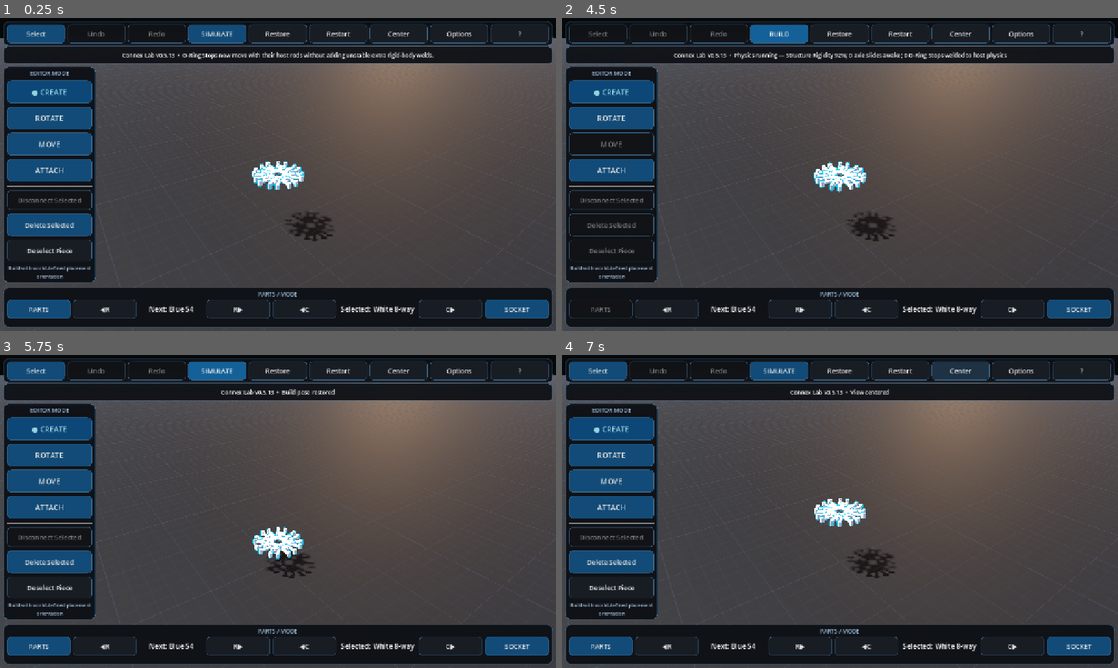
Above: before the commit, frames 1-4 (two rows, left to right).
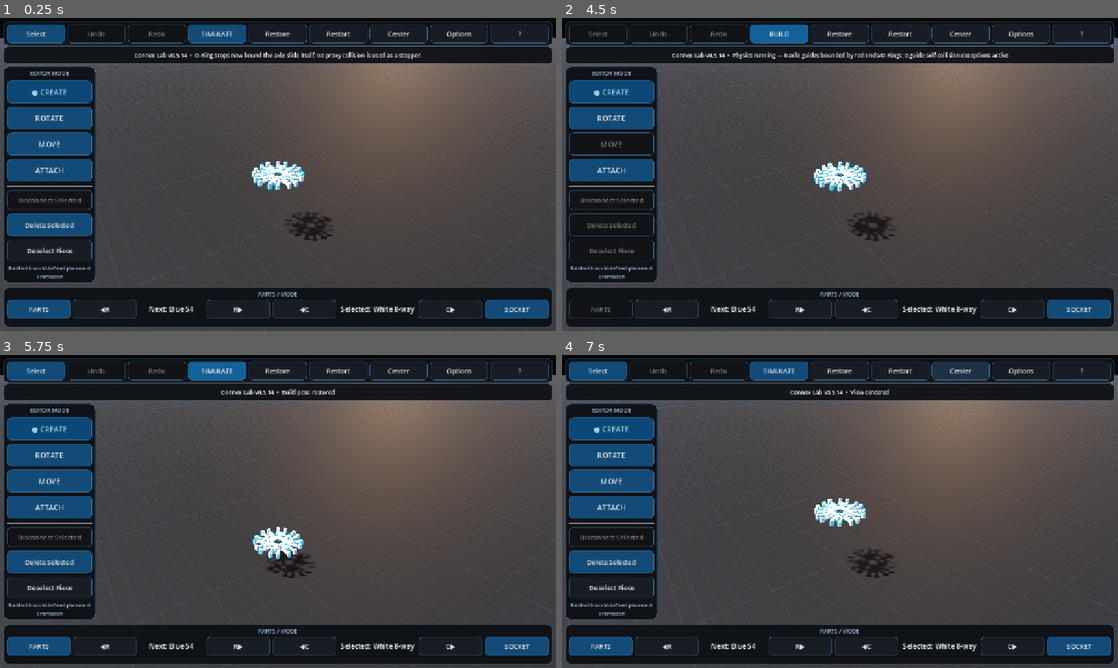
Above: after the commit, the same moments.

Repository: pixel375/connex
Game: Godot game, scene res://Main.tscn
Two runs of this game, one before a commit and one after it. Both use one fixed random seed, a clock stepped at 60 frames per second and the inputs below.
Inputs:
- Up to frame 1 (0.25 s): no input
- Up to frame 2 (4.5 s): click "Restart" at 0.5 s; click "Restart" at 1.25 s; click "Restart" at 2 s; click "Select" at 2.75 s; click "SELECT…" at 3.5 s; click "SIMULATE" at 4.25 s
- Up to frame 3 (5.75 s): click "BUILD" at 5 s
- Up to frame 4 (7 s): click "Restore" at 5.75 s; click "Center" at 6.5 s

The runs differ from the first frame. In frame 1, 0.6% of the frame differs, in the area x 22-78%, y 10-14%; in frame 2, 0.7%, in the area x 19-81%, y 10-14%; in frame 3, less than 0.1%; in frame 4, less than 0.1%.

Commit message:
chore: point Main scene at v0.5.14 runtime

Diff:
--- a/Main.tscn
+++ b/Main.tscn
@@ -1,7 +1,8 @@
 [gd_scene load_steps=3 format=3]
 
-; v0.5.13 release runtime: res://scripts/main_v068.gd
-[ext_resource type="Script" path="res://scripts/main_v068.gd" id="1_main"]
+; v0.5.14 release candidate runtime: res://scripts/main_v069.gd
+; v0.5.13 lineage marker: res://scripts/main_v068.gd
+[ext_resource type="Script" path="res://scripts/main_v069.gd" id="1_main"]
 [ext_resource type="Script" path="res://scripts/physics_slider_fix_v052.gd" id="2_physics_fix"]
 
 [node name="Main" type="Node3D"]
